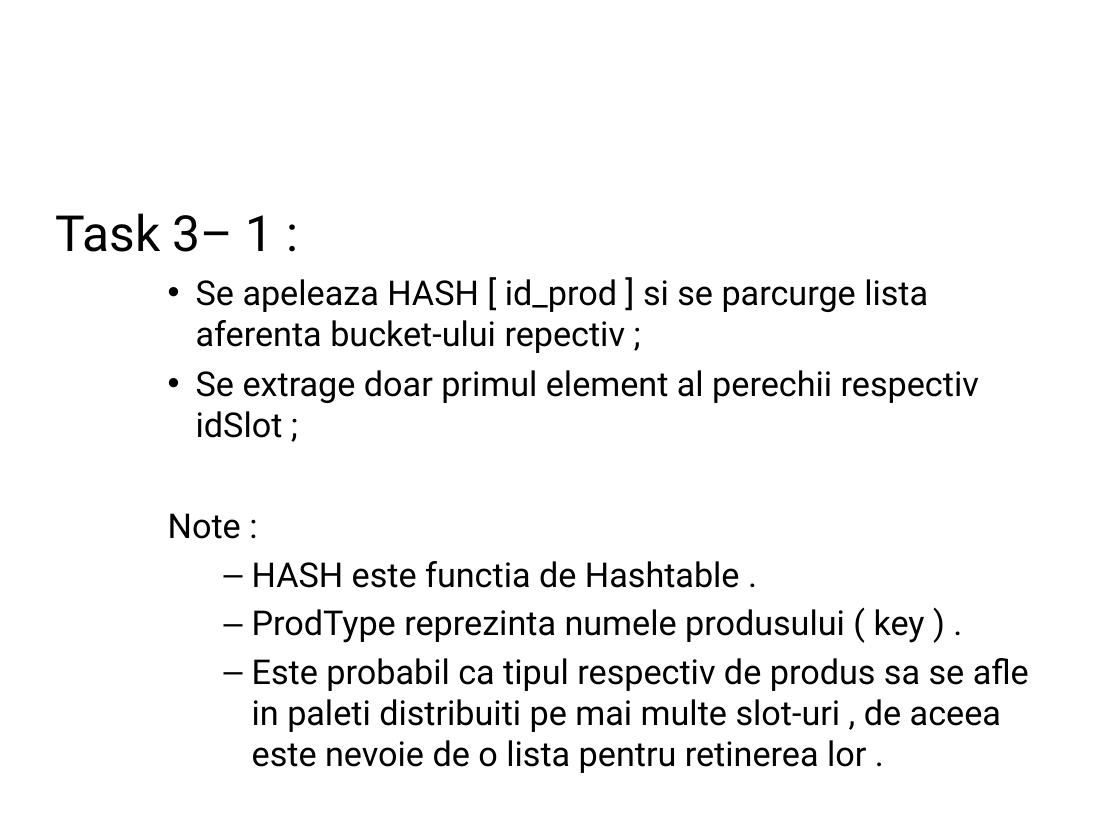
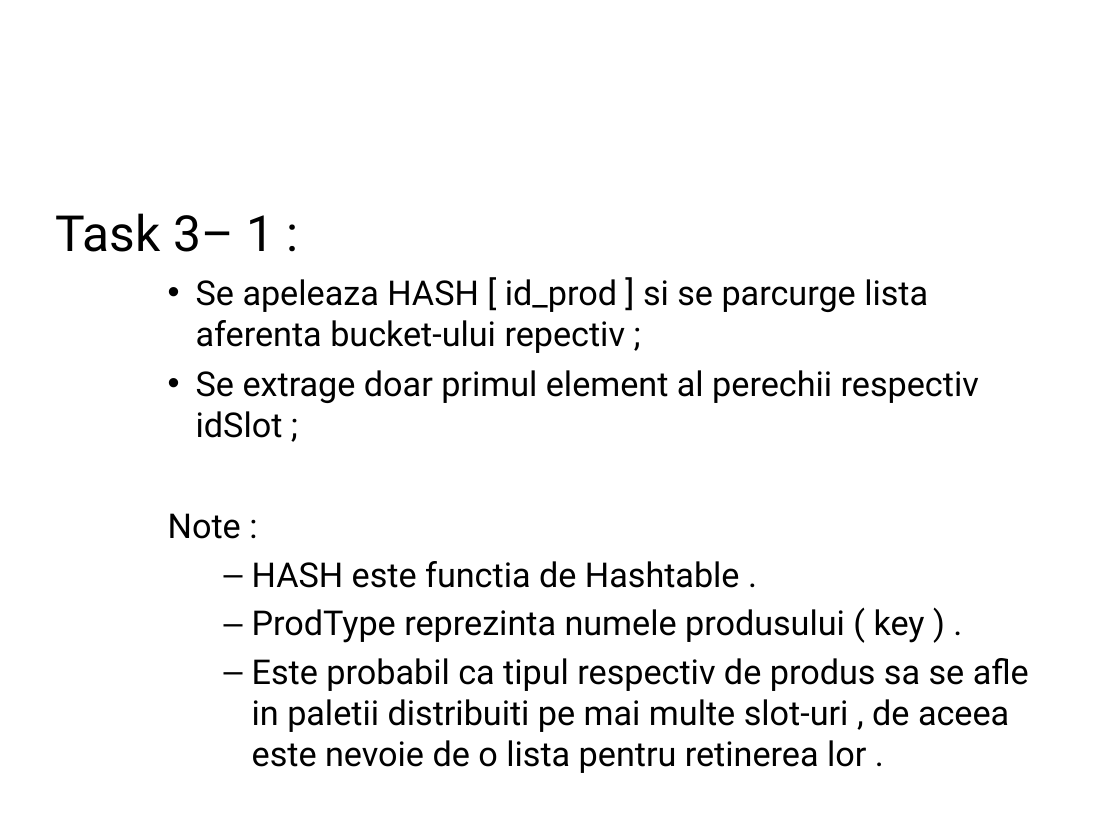
Before and after one commit to Matei94/Retail-Sales-Reporting, a slide deck: slide 23 of Proiect SD.ppt. Drawn at 1120x840 pixels with LibreOffice and Linux fonts; fonts in the diff are those of the drawing; background and template pictures are left out. Boxes give left, top, right and bottom in pixels: in the first picture for what was removed or moved away, otherwise in the second. Text is boxed around its words. In the diff, an @@ line names an element or a change of style, - is before the commit and + after.

```diff
--- a/Proiect SD.ppt
+++ b/Proiect SD.ppt
@@ text at <box>252,658,1029,767</box>: text changed @@
-      – Este probabil ca tipul respectiv de produs sa se afle in paleti distribuiti pe mai multe slot-uri , de aceea este nevoie de o lista pentru retinerea lor .
+      – Este probabil ca tipul respectiv de produs sa se afle in paletii distribuiti pe mai multe slot-uri , de aceea este nevoie de o lista pentru retinerea lor .
```
Also in this commit, not shown: 4 other slides changed, 1 other file.
